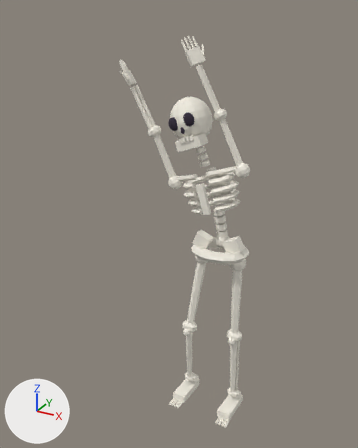
Before and after pictures for a commit that changed the Blender file assets/coach/coach_stretch_side_reach.blend.
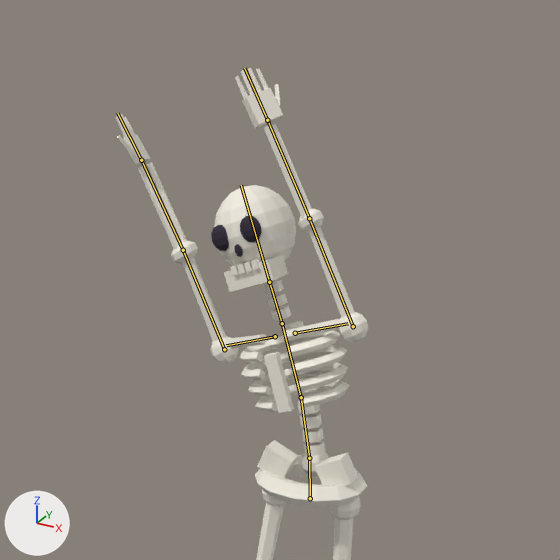
There are two pictures of each version: one whole from a 50 mm lens placed at (0.94, -2.11, 2.13), pointed at (-0.21, -0.01, 1.08), one close up on the part from 16% to 98% of the width and 0% to 65% of the height. Arrows for +X, +Y and +Z are at lower left; the lights stay in place. The last two pictures show the newer version. Both versions are drawn at frame 154 of the action 'demo_loop'; the numbers are the values there. The bones that change, and the others that lie on the model, are drawn over the model as lines in the close-ups.

The first close-up shows 'CoachBones'.
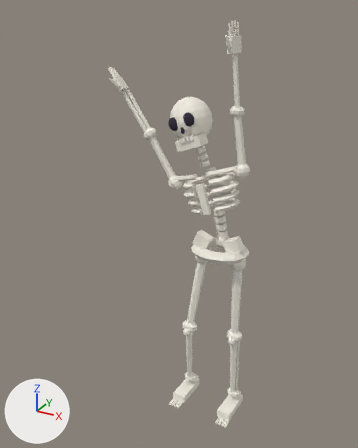
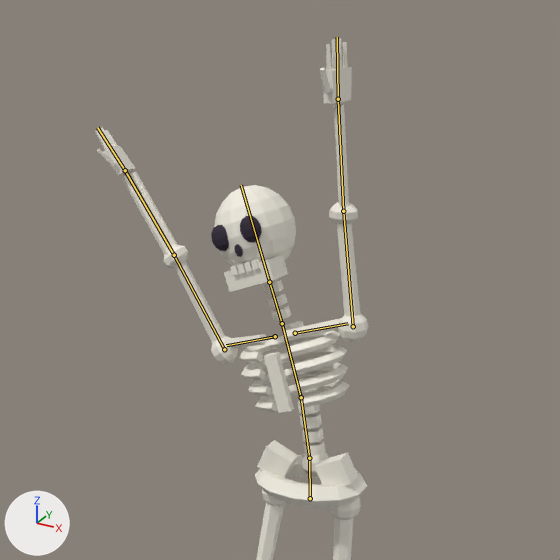
What differs and where, as boxes (x1, y1, x2, y2) in the close-ups (560 x 560 px):
```json
{"object": "CoachBones", "change": "posed", "before": [116, 68, 368, 560], "after": [95, 39, 368, 560]}
{"bone": "upper_arm.L", "before": "(353, 326) to (309, 218)", "after": "(353, 326) to (343, 211)"}
{"bone": "upper_arm.R", "before": "(224, 349) to (183, 250)", "after": "(224, 349) to (174, 255)"}
```

Scene script edits in JSON lines:
```json
{"block": "bone_upper_arm_l", "where": "bone_upper_arm_l = bpy.data.objects['Coach'].pose.bones['upper_arm.L']  # child of 'shoulder.L'"}
{"op": "set", "path": "bone_upper_arm_l.rotation_quaternion", "old": "(0.021, -0.985, 0.0, 0.173)", "new": "(0.154, -0.006, 0.0, -0.988)", "note": "degrees (-178, 20, 0) -> degrees (0, -1, -162)"}
{"block": "bone_upper_arm_r", "where": "bone_upper_arm_r = bpy.data.objects['Coach'].pose.bones['upper_arm.R']  # child of 'shoulder.R'"}
{"op": "set", "path": "bone_upper_arm_r.rotation_quaternion", "old": "(0.124, -0.037, 0.0, 0.992)", "new": "(0.18, 0.014, 0.0, 0.984)", "note": "degrees (-1, 4, 166) -> degrees (0, -2, 159)"}
```
